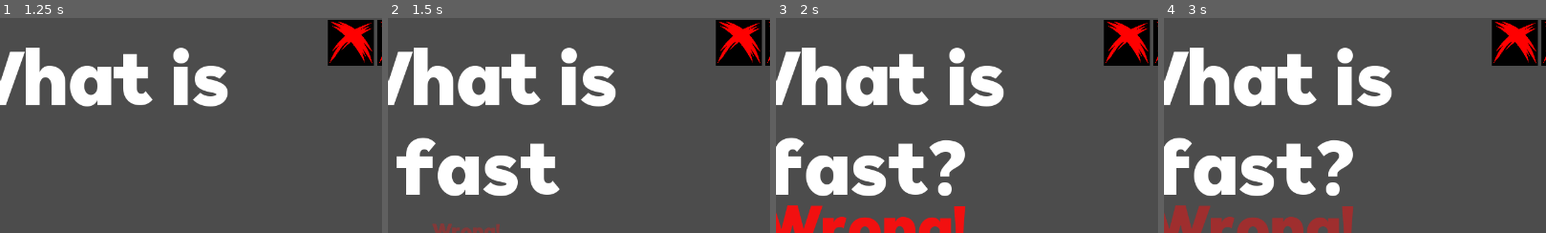
Above: before the commit, frames 1-4 (left to right).
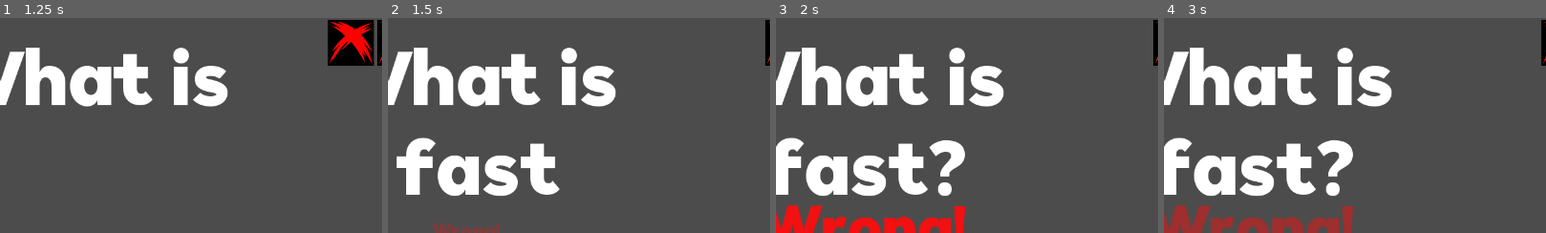
Above: after the commit, the same moments.

Repository: szymon112233/Filmufkapro
Game: Godot game, scene res://Main.tscn
The game is run twice, just before and just after one commit, with the same random seed, the same clock (stepped at 60 frames per second) and the same inputs.
Inputs:
- Up to frame 1 (1.25 s): tap Enter at 0.5 s; hold Right (right_option) from 0.53 s (still down)
- Up to frame 2 (1.5 s): tap Space at 1.25 s; release Right (right_option) at 1.28 s; hold Left (left_option) from 1.28 s (still down)
- Up to frame 3 (2 s): keep holding Left (left_option)
- Up to frame 4 (3 s): release Left (left_option) at 2.03 s; hold Right (right_option) from 2.03 s (still down)
The pictures show only the part of the screen within x 38-88%, y 0-50%; the shares and areas given below are measured in that part.

Frame 1 is identical in both runs. In frame 2, 2.6% of the frame differs, in the area x 85-98%, y 0-23%; in frame 3, 2.6%; in frame 4, 2.6%.

Commit message:
Added health loosing.

Diff:
--- a/Main.tscn
+++ b/Main.tscn
@@ -17,4 +17,6 @@
 
 [connection signal="AnwserPut" from="QuizManager" to="Main UI" method="_on_QuizManager_AnwserPut"]
 [connection signal="BeatPlayed" from="QuizManager" to="Main UI" method="_on_QuizManager_BeatPlayed"]
+[connection signal="GameEnd" from="QuizManager" to="Main UI" method="_on_QuizManager_GameEnd"]
+[connection signal="HealthChanged" from="QuizManager" to="Main UI" method="_on_QuizManager_HealthChanged"]
 [connection signal="NewQuestionShown" from="QuizManager" to="AudioManager" method="_on_QuizManager_NewQuestionShown"]
--- a/Scripts/HealthUI.gd
+++ b/Scripts/HealthUI.gd
@@ -1,4 +1,6 @@
 extends Node
+
+class_name HealthUI
 
 
 # Declare member variables here. Examples:
--- a/Scripts/MainUIManager.gd
+++ b/Scripts/MainUIManager.gd
@@ -62,3 +62,13 @@
 		$CorrectAnimPlayer.play("CorrectAnim")
 	else:
 		$CorrectAnimPlayer.play("WrongAnim")
+
+
+func _on_QuizManager_HealthChanged(health):
+	var healthUi = $"Healthbar UI" as HealthUI
+	healthUi.SetHealth(health)
+
+
+
+func _on_QuizManager_GameEnd(isSuccess, score):
+	pass # Replace with function body.
--- a/Scripts/QuizManager.gd
+++ b/Scripts/QuizManager.gd
@@ -9,6 +9,8 @@
 signal NewQuestionShown
 signal BeatPlayed(beatIndex)
 signal AnwserPut(isCorrect)
+signal HealthChanged(health)
+signal GameEnd(isSuccess, score)
 
 const DefaultBPM = 90.0
 const LastBeatIndex = 12 #Last beat is "Game over" ping
@@ -19,12 +21,16 @@
 var CurrentQuestionIndex
 var CurrentQuestion: Question
 var mainUIManager
+var healthCounter
+var score
 
 var isDuringWrongOrCorrectAnim = false
 
 func _ready():
 	mainUIManager = get_node(PathToMainUI) as MainUIManager
-	CurrentQuestionIndex = -1;
+	CurrentQuestionIndex = -1
+	healthCounter = 3
+	score = 0
 	NextTutorialQuestion()
 
 func _input(event):
@@ -57,6 +63,12 @@
 func Anwser(isCorrect: bool):
 	print(isCorrect)
 	emit_signal("AnwserPut", isCorrect)
+	if isCorrect:
+		score += 1
+	else:
+		healthCounter -= 1
+		emit_signal("HealthChanged", healthCounter)
+
 
 	isDuringWrongOrCorrectAnim = true
 	# Hardcoded!
@@ -66,7 +78,10 @@
 	NextTutorialQuestion()
 
 func Finish():
-	print("Koniec")
+	emit_signal("GameEnd", true, score)
+
+func Die():
+	emit_signal("GameEnd", false, score)
 
 func _process(delta):
 	if (beatCounter > LastBeatIndex):
--- a/UI/Main UI.tscn
+++ b/UI/Main UI.tscn
@@ -162,3 +162,7 @@
 [node name="CorrectAnimPlayer" type="AnimationPlayer" parent="."]
 anims/CorrectAnim = ExtResource( 5 )
 anims/WrongAnim = SubResource( 3 )
+
+[node name="PopupPanel" type="PopupPanel" parent="."]
+margin_right = 8.0
+margin_bottom = 8.0
--- a/project.godot
+++ b/project.godot
@@ -20,6 +20,11 @@
 "path": "res://Scripts/Choice.gd"
 }, {
 "base": "Node",
+"class": "HealthUI",
+"language": "GDScript",
+"path": "res://Scripts/HealthUI.gd"
+}, {
+"base": "Node",
 "class": "MainUIManager",
 "language": "GDScript",
 "path": "res://Scripts/MainUIManager.gd"
@@ -37,6 +42,7 @@
 _global_script_class_icons={
 "AudioManager": "",
 "Choice": "",
+"HealthUI": "",
 "MainUIManager": "",
 "Question": "",
 "QuizManager": ""
@@ -46,6 +52,7 @@
 
 config/name="Filmufkapro"
 run/main_scene="res://Main.tscn"
+boot_splash/bg_color=Color( 0.141176, 0.141176, 0.141176, 1 )
 config/icon="res://icon.png"
 
 [display]
